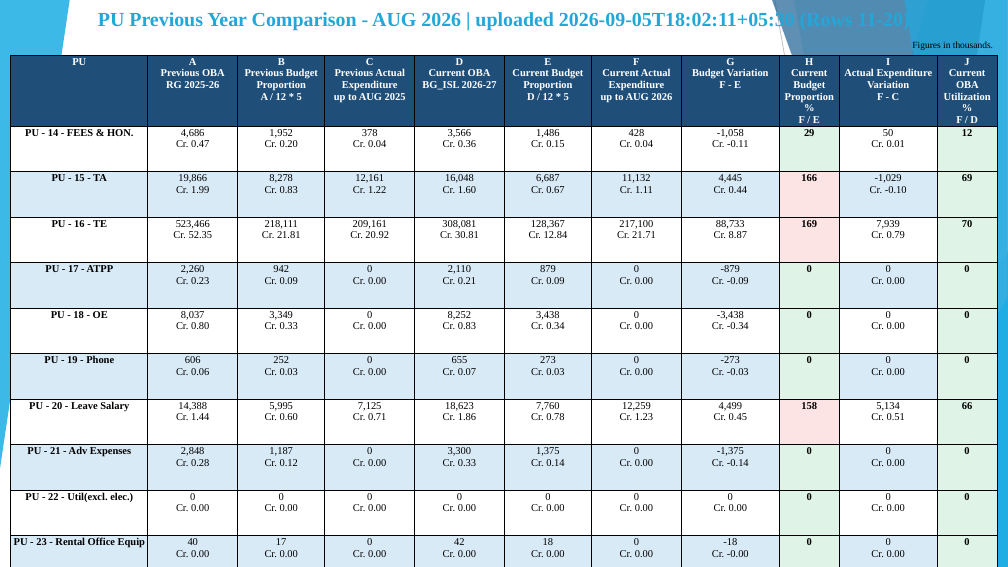
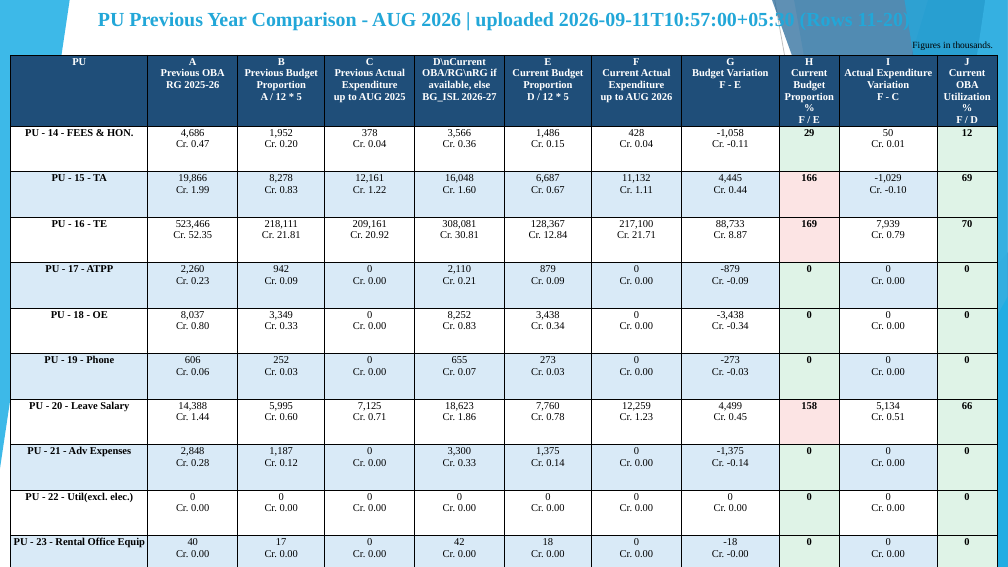
Before and after one commit to girishtiwari007/MB-BUDGET, a slide deck: slide 8 of exports/Moradabad_Division_Current_Year_Budget_Analysis.pptx. Drawn at 1008x567 pixels with LibreOffice and Linux fonts; fonts in the diff are those of the drawing. Boxes give left, top, right and bottom in pixels: in the first picture for what was removed or moved away, otherwise in the second. Text is boxed around its words. In the diff, an @@ line names an element or a change of style, - is before the commit and + after.

```diff
--- a/exports/Moradabad_Division_Current_Year_Budget_Analysis.pptx
+++ b/exports/Moradabad_Division_Current_Year_Budget_Analysis.pptx
@@ text at [98,11,795,238]: text changed @@
-PU Previous Year Comparison - AUG 2026 | uploaded 2026-09-05T18:02:11+05:30 (Rows 11-20)
+PU Previous Year Comparison - AUG 2026 | uploaded 2026-09-11T10:57:00+05:30 (Rows 11-20)
@@ table at [11,55,997,561] @@
-row 1, column 5: D Current OBA BG_ISL 2026-27
+row 1, column 5: D\nCurrent OBA/RG\nRG if available, else BG_ISL 2026-27
```
Also in this commit, not shown: 11 other slides changed, 38 other files.
